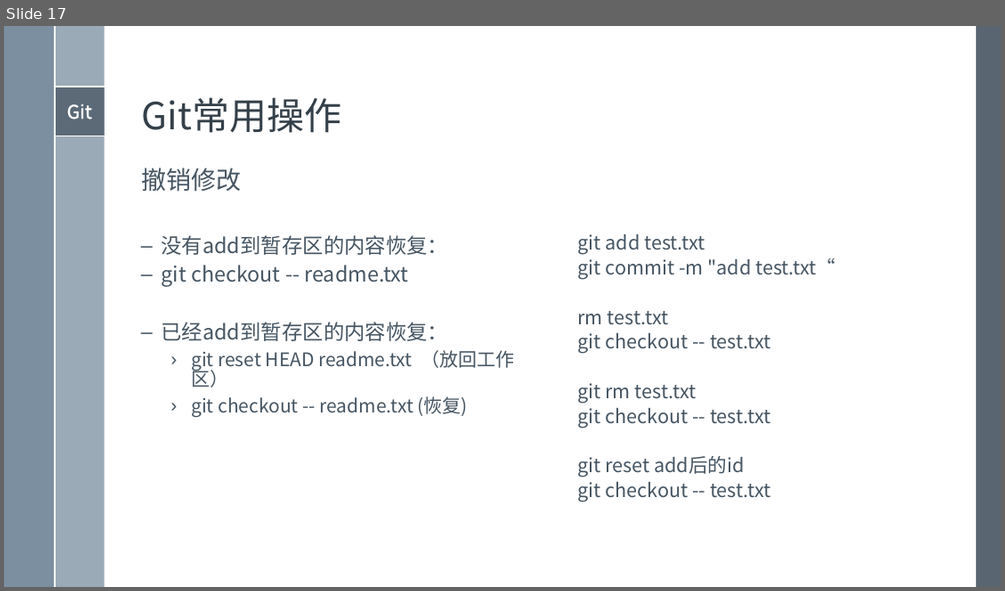
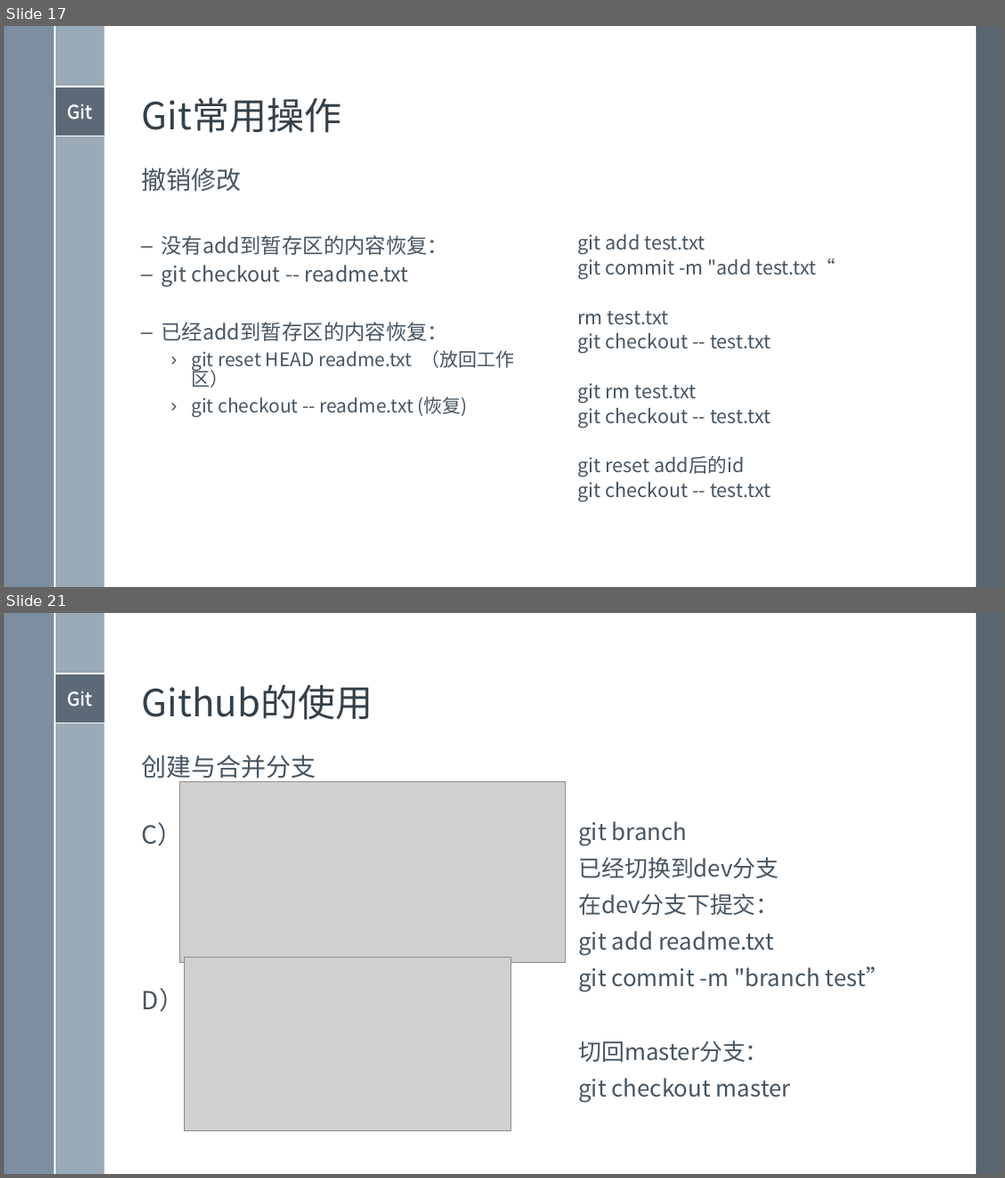
Before and after one commit to xami/joke, a slide deck: docs/windows模板/演示文稿 2.pptx. Shown one above the other, each under a label of ours: slide 17 before the commit, slides 17 and 21 after it; the slides between them are not shown. The pictures are 1005x591 and 1005x1178 pixels, drawn with LibreOffice and Linux fonts; fonts in the diff are those of the drawing; grey boxes stand for pictures. Boxes give left, top, right and bottom in pixels: in the first picture for what was removed or moved away, otherwise in the second. Text is boxed around its words. In the diff, an @@ line names an element or a change of style, - is before the commit and + after.

```diff
--- a/docs/windows模板/演示文稿 2.pptx
+++ b/docs/windows模板/演示文稿 2.pptx
@@ slide 21 added at [4, 613, 1001, 1174], background #FFFFFF; not listed: 7 template elements that a slide beside it also shows @@
@@ title added at [142, 684, 372, 720], 36 pt, text #35404A @@
+Github的使用
@@ text added at [142, 755, 316, 783], 24 pt, text #465562 @@
+创建与合并分支
@@ picture added at [179, 781, 565, 963] @@
@@ text added at [142, 819, 184, 1012], 24 pt, text #465562 @@
+C）
+D）
@@ text added at [578, 821, 889, 1103], 22.2 pt, text #465562 @@
+git branch
+已经切换到dev分支
+在dev分支下提交：
+git add readme.txt
+git commit -m "branch test”
+切回master分支：
+git checkout master
@@ picture added at [184, 957, 510, 1130] @@
```
Also in this commit, not shown: 2 slides changed, 13 other slides added, 9 slides removed, 12 other files.
